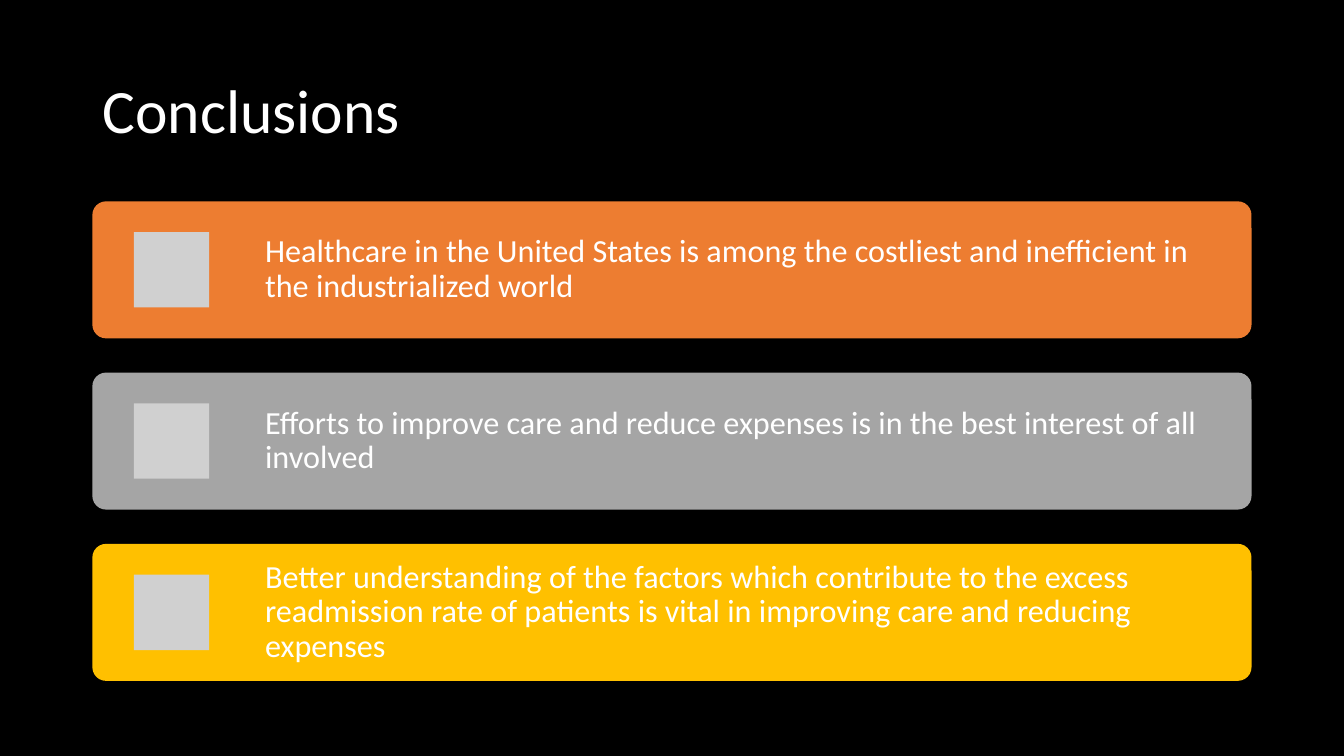
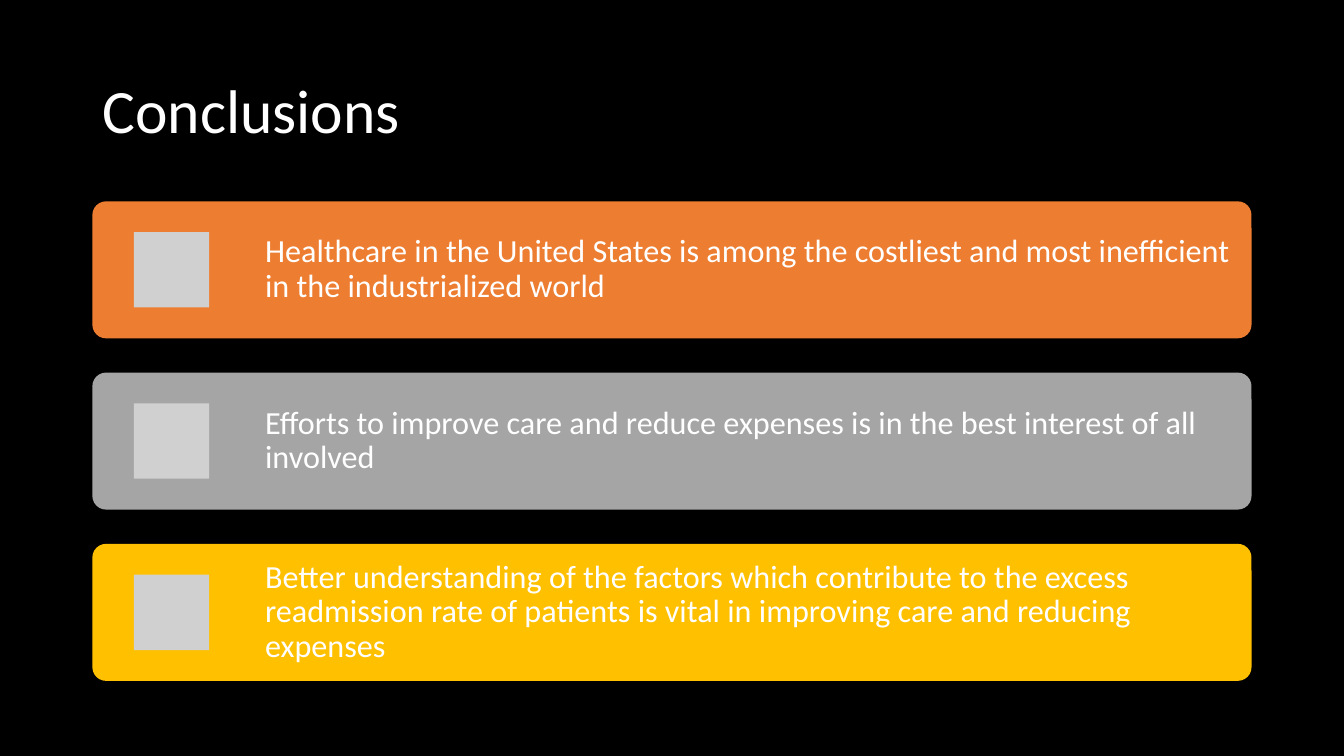
Before and after one commit to kathieking/Thinkful, a slide deck: slide 23 of Capstone 3.pptx (slide 26 before the commit). Drawn at 1344x756 pixels with LibreOffice and Linux fonts; fonts in the diff are those of the drawing; grey boxes stand for pictures. Boxes give left, top, right and bottom in pixels: in the first picture for what was removed or moved away, otherwise in the second. Text is boxed around its words. In the diff, an @@ line names an element or a change of style, - is before the commit and + after.

```diff
--- a/Capstone 3.pptx
+++ b/Capstone 3.pptx
@@ text at [265, 239, 1229, 298]: text changed @@
-Healthcare in the United States is among the costliest and inefficient in the industrialized world
+Healthcare in the United States is among the costliest and most inefficient in the industrialized world
```
Also in this commit, not shown: 8 other slides changed, 4 slides added, 7 slides removed.
